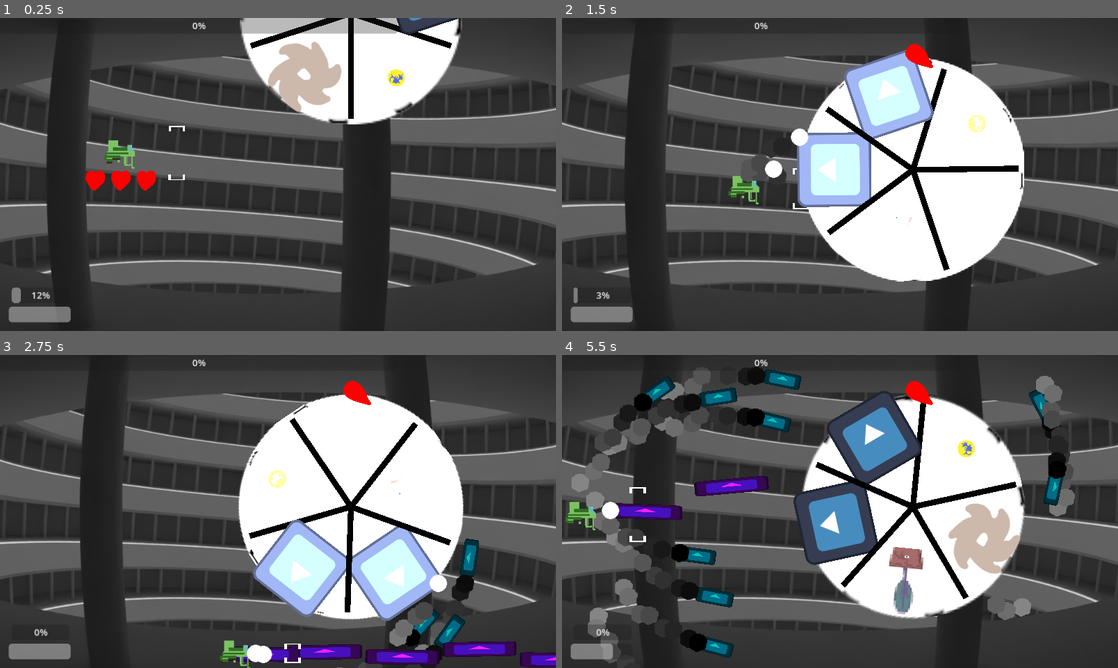
Above: before the commit, frames 1-4 (two rows, left to right).
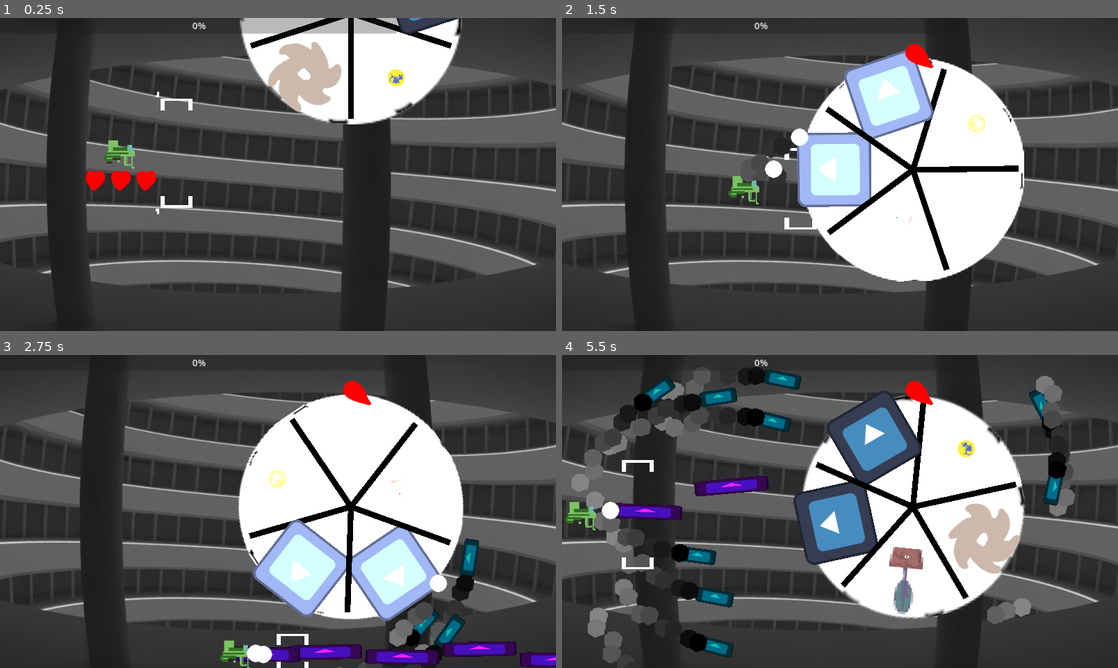
Above: after the commit, the same moments.

Repository: klianc09/bossrushcollab
Game: Godot game, scene res://test.tscn
Same seed, same stepped clock (60 frames per second), same inputs: the game is played once before the commit and once after it. The engine's default icon, where the game draws it, is replaced by a stand-in: a white triangle on a blue panel in a dark square.
Inputs (mouse positions are in pixels of both pictures, inside the frame that each line leads up to):
- Up to frame 1 (0.25 s): no input
- Up to frame 2 (1.5 s): move the mouse to (962, 158) at 0.52 s; press the mouse at (962, 158) at 0.53 s; hold Right (ui_right) 0.53-1.28 s; move the mouse to (728, 190) at 1.27 s; release the mouse at (728, 190) at 1.28 s; hold Down (ui_down) from 1.28 s (still down); click (728, 190) at 1.35 s
- Up to frame 3 (2.75 s): move the mouse to (333, 442) at 2.02 s; release Down (ui_down) at 2.03 s; press the mouse at (333, 442) at 2.03 s; hold Right (ui_right) from 2.03 s (still down)
- Up to frame 4 (5.5 s): move the mouse to (812, 574) at 2.77 s; release Right (ui_right) at 2.78 s; release the mouse at (812, 574) at 2.78 s; hold Up (ui_up) 2.78-3.53 s; click (812, 574) at 2.85 s; move the mouse to (1006, 558) at 3.52 s; press the mouse at (1006, 558) at 3.53 s; hold Left (ui_left) 3.53-5.03 s; move the mouse to (673, 464) at 4.27 s; release the mouse at (673, 464) at 4.28 s; click (673, 464) at 4.35 s; move the mouse to (867, 511) at 5.02 s; press the mouse at (867, 511) at 5.03 s; hold Down (ui_down) from 5.03 s (still down)

The runs differ from the first frame. In frame 1, 0.9% of the frame differs, in the area x 1-35%, y 23-98%; in frame 2, 0.8%; in frame 3, 0.8%; in frame 4, 1.2%, in the area x 1-80%, y 7-98%.

Commit message:
Show missile charge on player reticle

Diff:
--- a/player/player.gd
+++ b/player/player.gd
@@ -37,6 +37,9 @@
 
 var dead = false
 
+var missileChargeReticles1 = []
+var missileChargeReticles2 = []
+
 ## All outgoing damage is multiplied by this. Mostly useful for testing.
 @export var damageMultiplier = 1
 
@@ -48,6 +51,18 @@
 func _ready() -> void:
 	health_change.emit(self)
 	charge_change.emit(self)
+	var maxMissiles = maxCharge / (chargeConversationRate * dischargeRate)
+	for i in range(maxMissiles):
+		var r1 = $Reticle/r1/indicator.duplicate()
+		r1.position += i * Vector2(3, 0)
+		missileChargeReticles1.append(r1)
+		$Reticle/r1.add_child(r1)
+		var r2 = $Reticle/r2/indicator.duplicate()
+		r2.position += i * Vector2(3, 0)
+		missileChargeReticles2.append(r2)
+		$Reticle/r2.add_child(r2)
+	$Reticle/r1/indicator.visible = false
+	$Reticle/r2/indicator.visible = false
 
 func _process(delta: float) -> void:
 	if Input.is_action_just_pressed("action_reset"):
@@ -73,7 +88,10 @@
 	var currentMoveSpeed = moveSpeed
 	if !Input.is_action_pressed("action_focus"):
 		currentMoveSpeed = focusSpeed
+		var notFullyCharged = chargeTimer < maxCharge
 		chargeTimer += delta * chargeRate
+		if notFullyCharged and chargeTimer >= maxCharge:
+			$fullyChargedSfx.play()
 		chargeTimer = min(chargeTimer, maxCharge)
 		chargeDischarge = chargeConversationRate # guaranteed missiles at start of barrage
 		charge_change.emit(self)
@@ -89,6 +107,7 @@
 				spawnMissile(position, Vector2(missileSpeed, 0).rotated(deg_to_rad(randf_range(-spreadM2, spreadM2) - spreadM)))
 			if chargeTimer <= 0:
 				chargeTimer = 0
+				$chargeEmptySfx.play()
 				# guaranteed missiles at end of barrage
 				# spawnMissile(position, Vector2(missileSpeed, 0).rotated(deg_to_rad(spreadM)))
 				# spawnMissile(position, Vector2(missileSpeed, 0).rotated(deg_to_rad(-spreadM)))
@@ -106,6 +125,17 @@
 	position += input_vector * delta * currentMoveSpeed
 	#clamp to screen
 	position = position.clamp(Vector2.ZERO, Singleton.viewportSize)
+
+	var currentMissiles = ceil(chargeTimer / (chargeConversationRate * dischargeRate))
+	var fullyCharged = chargeTimer >= maxCharge
+	for i in range(len(missileChargeReticles1)):
+		missileChargeReticles1[i].visible = (i+1) < currentMissiles
+		missileChargeReticles2[i].visible = (i+1) < currentMissiles
+		var color = Color.WHITE
+		if fullyCharged:
+			color = Color.HOT_PINK
+		missileChargeReticles1[i].modulate = color
+		missileChargeReticles2[i].modulate = color
 
 	invulnerabilityTimer -= delta
 	if invulnerabilityTimer > 0:
--- a/player/player.tscn
+++ b/player/player.tscn
@@ -1,12 +1,14 @@
-[gd_scene load_steps=12 format=3 uid="uid://dffgnnw8bc6lj"]
+[gd_scene load_steps=15 format=3 uid="uid://dffgnnw8bc6lj"]
 
 [ext_resource type="Script" path="res://player/player.gd" id="1_q4pyb"]
 [ext_resource type="Texture2D" uid="uid://cmwxb2o0xv1wj" path="res://player/gfx/test.png" id="2_8eqy0"]
 [ext_resource type="Texture2D" uid="uid://csshi0oeidt4x" path="res://player/gfx/reticle.png" id="3_3rqfj"]
 [ext_resource type="AudioStream" uid="uid://cybvigh1uo20a" path="res://base/sfx/hurt1.wav" id="4_havn0"]
+[ext_resource type="Texture2D" uid="uid://bbxrjb245yfra" path="res://player/gfx/reticle_charge.png" id="4_ujmnu"]
 [ext_resource type="AudioStream" uid="uid://dm6hwq2ei31h0" path="res://base/sfx/lose1.wav" id="5_oqq4o"]
 [ext_resource type="AudioStream" uid="uid://6ao32yegqcdh" path="res://base/sfx/zap1.wav" id="6_xdxpo"]
 [ext_resource type="AudioStream" uid="uid://bw1mchjytxhjp" path="res://base/sfx/zap2.wav" id="7_rem7a"]
+[ext_resource type="AudioStream" uid="uid://smat2apl2q8a" path="res://base/sfx/click.wav" id="9_08ewx"]
 
 [sub_resource type="CircleShape2D" id="CircleShape2D_6kve0"]
 radius = 13.0
@@ -26,6 +28,10 @@
 streams_count = 1
 stream_0/stream = ExtResource("7_rem7a")
 
+[sub_resource type="AudioStreamRandomizer" id="AudioStreamRandomizer_sif46"]
+streams_count = 1
+stream_0/stream = ExtResource("9_08ewx")
+
 [node name="player" type="Area2D" groups=["player"]]
 position = Vector2(208, 234)
 collision_mask = 12
@@ -39,15 +45,24 @@
 
 [node name="Reticle" type="Node2D" parent="."]
 position = Vector2(97, -1)
+scale = Vector2(2, 2)
 
 [node name="r1" type="Sprite2D" parent="Reticle"]
 texture_filter = 1
 texture = ExtResource("3_3rqfj")
 
+[node name="indicator" type="Sprite2D" parent="Reticle/r1"]
+position = Vector2(-16, -2)
+texture = ExtResource("4_ujmnu")
+
 [node name="r2" type="Sprite2D" parent="Reticle"]
 texture_filter = 1
 scale = Vector2(1, -1)
 texture = ExtResource("3_3rqfj")
+
+[node name="indicator" type="Sprite2D" parent="Reticle/r2"]
+position = Vector2(-16, -2)
+texture = ExtResource("4_ujmnu")
 
 [node name="AudioListener2D" type="AudioListener2D" parent="."]
 
@@ -68,4 +83,14 @@
 stream = SubResource("AudioStreamRandomizer_0eqy2")
 bus = &"SFX"
 
+[node name="fullyChargedSfx" type="AudioStreamPlayer" parent="."]
+stream = SubResource("AudioStreamRandomizer_sif46")
+pitch_scale = 0.5
+bus = &"SFX"
+
+[node name="chargeEmptySfx" type="AudioStreamPlayer" parent="."]
+stream = SubResource("AudioStreamRandomizer_sif46")
+pitch_scale = 1.5
+bus = &"SFX"
+
 [connection signal="area_entered" from="." to="." method="_on_area_entered"]
--- a/test.tscn
+++ b/test.tscn
@@ -425,6 +425,7 @@
 offset_bottom = 27.0
 
 [node name="PlayerHealthBar" type="ProgressBar" parent="CanvasLayer/hud"]
+visible = false
 layout_mode = 0
 offset_left = 15.0
 offset_top = 498.0
@@ -435,6 +436,7 @@
 show_percentage = false
 
 [node name="ChargeBar" type="ProgressBar" parent="CanvasLayer/hud"]
+visible = false
 layout_mode = 0
 offset_left = 20.0
 offset_top = 465.0
--- a/wheel_of_unfortune.gd
+++ b/wheel_of_unfortune.gd
@@ -83,7 +83,7 @@
 	$rotate.rotation += rotate_speed * delta
 	var new_segment = (-$rotate.rotation - halfSegmentAngle) / (halfSegmentAngle * 2)
 	new_segment = posmod(new_segment, len(list_of_bosses))
-	if current_segment != new_segment:
+	if current_segment != new_segment and not locked:
 		$clickSfx.play()
 		if (pointer_wiggle <= 0):
 			pointer_wiggle = 1.0
Not shown, added: export_presets.cfg
Binary file added: player/gfx/reticle_charge.png
Not shown, added: player/gfx/reticle_charge.png.import
